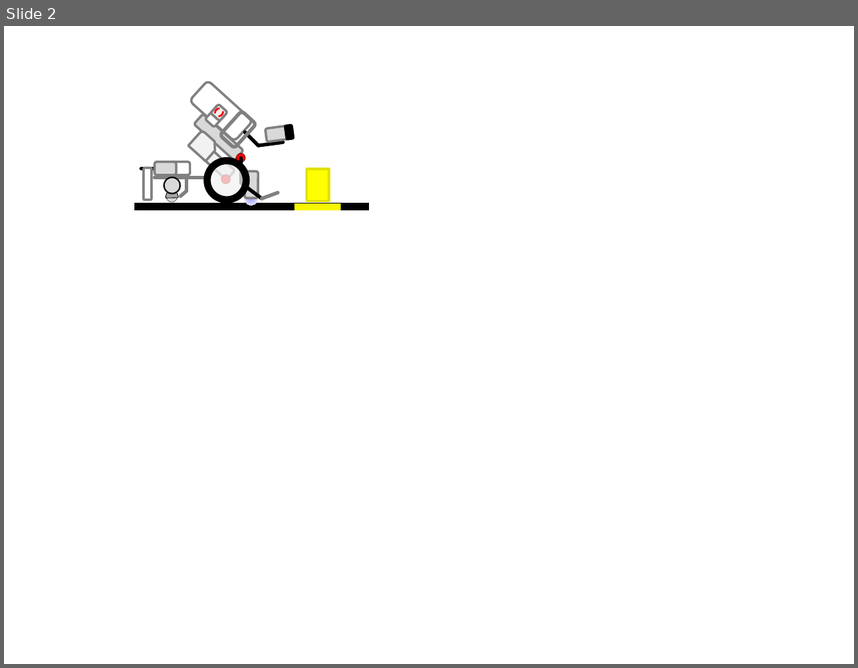
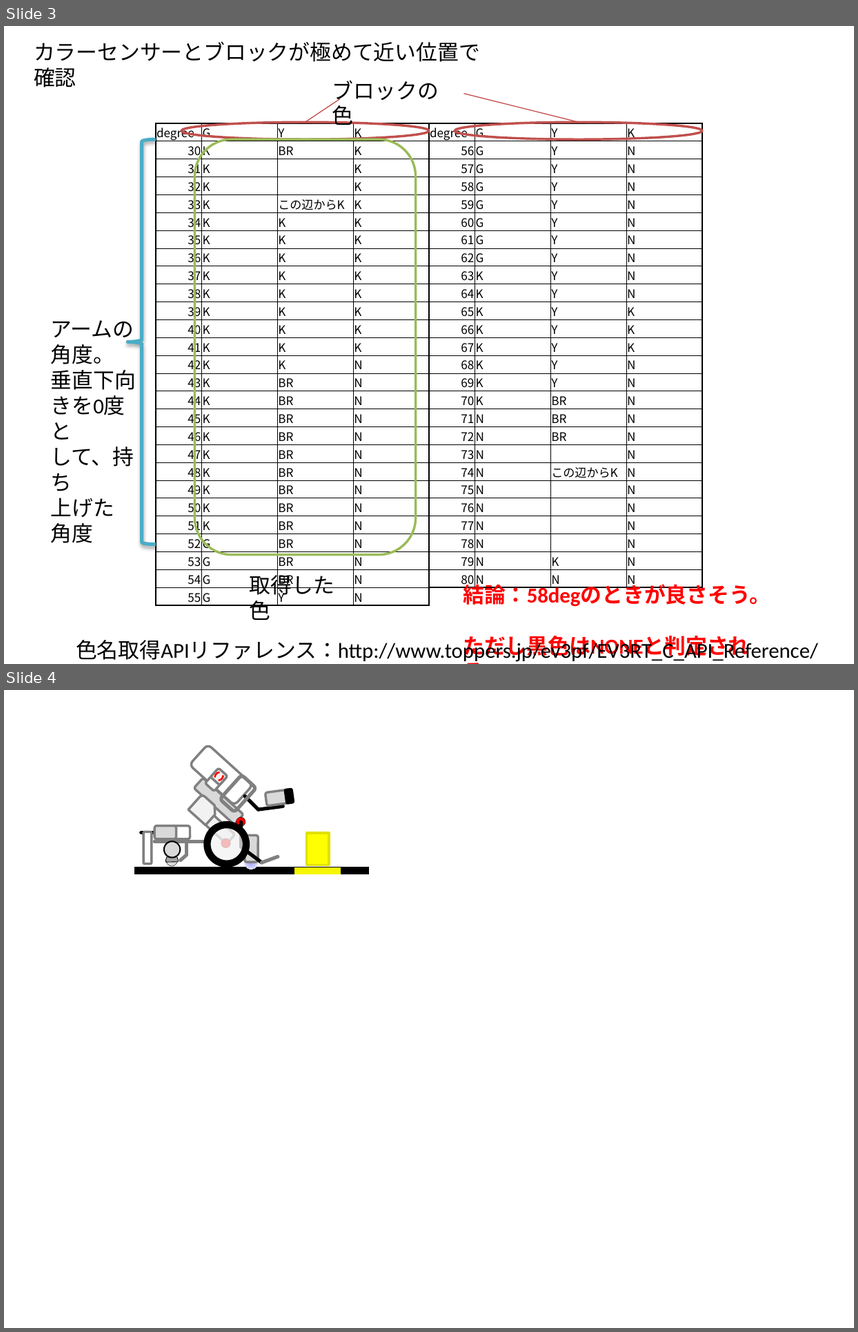
Before and after one commit to RITS-ETrobo/Yokohama, a slide deck: design/2016/models/HowToHoldBlock.pptx. Shown one above the other, each under a label of ours: slide 2 before the commit, slides 3 and 4 after it. The pictures are 858x668 and 858x1332 pixels, drawn with LibreOffice and Linux fonts; fonts in the diff are those of the drawing. Boxes give left, top, right and bottom in pixels: in the first picture for what was removed or moved away, otherwise in the second. Text is boxed around its words. In the diff, an @@ line names an element or a change of style, - is before the commit and + after.

```diff
--- a/design/2016/models/HowToHoldBlock.pptx
+++ b/design/2016/models/HowToHoldBlock.pptx
@@ slide 3 added at (x1=4, y1=26, x2=854, y2=664), background #FFFFFF @@
@@ text added at (x1=34, y1=42, x2=480, y2=62), 18 pt, text #000000 @@
+カラーセンサーとブロックが極めて近い位置で確認
@@ text added at (x1=332, y1=81, x2=439, y2=129), 18 pt, text #000000 @@
+ブロックの色
@@ line added from (305, 122) to (340, 99), #BF4C48 0.75 pt @@
@@ line added from (579, 122) to (464, 93), #BF4C48 0.75 pt @@
@@ table added at (x1=156, y1=123, x2=702, y2=608), 27 rows, 8 columns @@
+degree | G | Y | K | degree | G | Y | K
+30 | K | BR | K | 56 | G | Y | N
+31 | K |  | K | 57 | G | Y | N
+32 | K |  | K | 58 | G | Y | N
+33 | K | この辺からK | K | 59 | G | Y | N
+34 | K | K | K | 60 | G | Y | N
+35 | K | K | K | 61 | G | Y | N
+36 | K | K | K | 62 | G | Y | N
+37 | K | K | K | 63 | K | Y | N
+38 | K | K | K | 64 | K | Y | N
+39 | K | K | K | 65 | K | Y | K
+40 | K | K | K | 66 | K | Y | K
+41 | K | K | K | 67 | K | Y | K
+42 | K | K | N | 68 | K | Y | N
+43 | K | BR | N | 69 | K | Y | N
+44 | K | BR | N | 70 | K | BR | N
+45 | K | BR | N | 71 | N | BR | N
+46 | K | BR | N | 72 | N | BR | N
+47 | K | BR | N | 73 | N |  | N
+48 | K | BR | N | 74 | N | この辺からK | N
+49 | K | BR | N | 75 | N |  | N
+50 | K | BR | N | 76 | N |  | N
+51 | K | BR | N | 77 | N |  | N
+52 | G | BR | N | 78 | N |  | N
+53 | G | BR | N | 79 | N | K | N
+54 | G | BR | N | 80 | N | N | N
+55 | G | Y | N |  |  |  | 
@@ ellipse added at (x1=181, y1=122, x2=429, y2=139), outline #C0504D 2 pt @@
@@ ellipse added at (x1=455, y1=122, x2=702, y2=139), outline #C0504D 2 pt @@
@@ left brace added at (x1=128, y1=139, x2=156, y2=544), outline #4BACC6 3 pt @@
@@ rounded rectangle added at (x1=194, y1=139, x2=415, y2=554), outline #9BBB59 2 pt @@
@@ text added at (x1=51, y1=320, x2=136, y2=543), 18 pt, text #000000 @@
+アームの
+角度。
+垂直下向
+きを0度と
+して、持ち
+上げた
+角度
@@ text added at (x1=250, y1=571, x2=335, y2=619), 18 pt, text #000000 @@
+取得した色
@@ text added at (x1=463, y1=581, x2=771, y2=659), 18 pt, text #FF0000, bold @@
+結論：58degのときが良さそう。
+ただし黒色はNONEと判定される。
@@ text added at (x1=76, y1=636, x2=818, y2=664), 18 pt, text #000000 @@
+色名取得APIリファレンス：http://www.toppers.jp/ev3pf/EV3RT_C_API_Reference/group__ev3sensor.html#ga776b35d98fd73550278e27ee39a3d3aa
@@ what was slide 2 is now slide 4 @@
```
Also in this commit, not shown: 1 slide changed, 1 other slide added.
